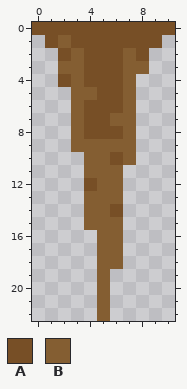
Pixel-art sprite -- Art/Sprites/caves/cave elements/stalactite 3_diffuse.png. The picture above was drawn from the file before the commit.
The file is 11x23 pixels.
Palette (. is transparent): A #774f26  B #845e32
Pixels before, first column x 0:
 0 AAAAAAAAAAA
 1 .ABAAAAAAA.
 2 ..ABAAABA..
 3 ..BBAAABB..
 4 ..ABAAAB...
 5 ...BBAAB...
 6 ...BAAAB...
 7 ...BAABB...
 8 ...BAAAB...
 9 ...BBBBB...
10 ....BBAB...
11 ....BBB....
12 ....ABB....
13 ....BBB....
14 ....BBA....
15 ....BBB....
16 .....BB....
17 .....BB....
18 .....BB....
19 .....B.....
20 .....B.....
21 .....B.....
22 .....B.....
The result:
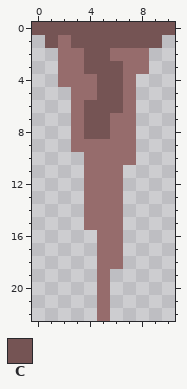
Colours new in this view: C #755454
Change:
colour B: #845e32 -> #966c6c
Changed rows in their new state; - is a pixel that keeps its letter.
first column x 0:
 0 CCCCCCCCCCC
 1 -C-CCCCCCC-
 2 --B-CCB-B--
 3 ----CCC----
 4 --B-BCC----
 5 -----CC----
 6 ----CCC----
 7 ----CC-----
 8 ----CCB----
10 ------B----
12 ----B------
14 ------B----
Changed places in both pictures, as pixel boxes (x1, y1, x2, y2):
changed: (32, 22, 175, 321)
